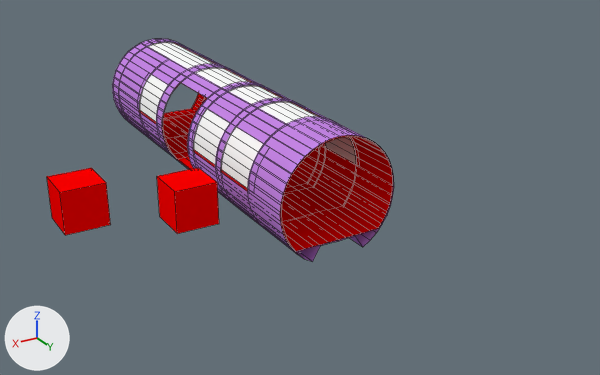
What one commit did to the Blender file ee4a/driving_end.blend.
Camera for both pictures: a 50 mm camera at (18.7, 46.8, 18.1) aimed at (-0.1, 15.5, 2.4). The axes (+X, +Y, +Z) are drawn at lower left. The lights are the same throughout. Mesh edges are drawn as thin lines.

The first picture shows 'Cube', 'Cube.001', 'Tube_inner', 'Tube_outer', 'mono_glass'.
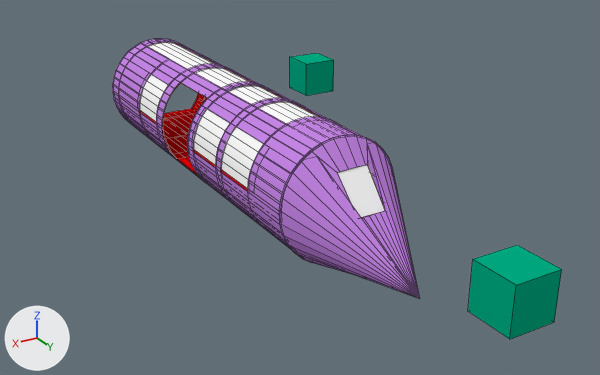
Commit message: Nose cone done, glass effects done: TODO: Vestibule

Pixel boxes (x1, y1, x2, y2) of what changed, in the pictures (600 x 375 px; the box of a moved part takes in the faces that stretch with it):
```json
{"object": "mono_nose_cone", "change": "added", "after": [279, 135, 419, 298], "on screen": "purple"}
{"object": "Tube_inner", "change": "reshaped", "before": [139, 42, 393, 251], "after": [139, 42, 386, 218]}
{"object": "Cube", "change": "recoloured, moved", "before": [157, 168, 219, 234], "after": [468, 245, 562, 339]}
{"object": "Cube.001", "change": "recoloured, moved", "before": [47, 168, 110, 235], "after": [290, 53, 334, 96]}
{"object": "mono_front_glass", "change": "added", "after": [337, 165, 385, 217]}
{"part": 1, "of": "me_tube_inner", "change": "moved or reshaped", "before": [282, 208, 370, 251], "on screen": "not visible afterwards"}
```

Scene script edits in JSON lines:
```json
{"op": "add", "block": "mat_material", "code": ["mat_material = diffuse_material('Material')", "mat_material.base_color = (0.0, 0.415, 0.223)  # cyan #00ac82"]}
{"block": "me_cube_001", "where": "me_cube_001.from_pydata(...)  # 8 vertices, 6 faces; spans x -1.0..1.0, y -1.0..1.0, z -1.0..1.0"}
{"op": "remove", "block": "me_cube_001", "code": "me_cube_001.materials.append(mat_mono_inner)  # red #ff0000"}
{"op": "add", "block": "me_cube_001", "code": "me_cube_001.materials.append(mat_material)  # cyan #00ac82"}
{"block": "me_cube", "where": "me_cube.from_pydata(...)  # 8 vertices, 6 faces; spans x -1.0..1.0, y -1.0..1.0, z -1.0..1.0"}
{"op": "remove", "block": "me_cube", "code": "me_cube.materials.append(mat_mono_inner)  # red #ff0000"}
{"op": "add", "block": "me_cube", "code": "me_cube.materials.append(mat_material)  # cyan #00ac82"}
{"block": "me_tube_inner", "where": "me_tube_inner.from_pydata(...)  # 403 vertices, 293 faces; spans x -3.0..3.0, y -2.0..19.0, z -2.1..3.0"}
{"block": "me_tube_inner", "where": "# used by ob_tube_inner; location = (-0.04, 0.03, 3.2); scale = (0.98, 1.0, 0.944)"}
{"block": "me_tube_inner", "change": "me_tube_inner part 1"}
{"op": "set", "path": "me_tube_inner.vertices[322].co", "old": "(2.3, 19.0, -2.1)", "new": "(2.3, 19.1, -2.1)", "note": "pixel (295, 251) -> pixel (297, 252)"}
{"op": "set", "path": "me_tube_inner.vertices[323].co", "old": "(1.8, 19.0, -2.1)", "new": "(1.8, 20.2, -2.1)", "note": "pixel (304, 248) -> pixel (320, 260)"}
{"op": "set", "path": "me_tube_inner.vertices[324].co", "old": "(1.3, 19.0, -2.1)", "new": "(1.3, 21.4, -2.1)", "note": "pixel (313, 246) -> pixel (344, 269)"}
{"op": "set", "path": "me_tube_inner.vertices[325].co", "old": "(-1.3, 19.0, -2.1)", "new": "(-1.3, 21.4, -2.1)", "note": "pixel (362, 233) -> not seen"}
{"op": "set", "path": "me_tube_inner.vertices[356].co", "old": "(0.0, 19.0, -2.1)", "new": "(0.0, 22.0, -2.1)", "note": "pixel (338, 239) -> not seen"}
{"op": "add", "block": "me_mono_nose_cone", "code": ["me_mono_nose_cone = bpy.data.meshes.new('mono_nose_cone')", "me_mono_nose_cone.from_pydata(...)  # 48 vertices, 41 faces; spans x -1.02..1.01, y -1.01..1.03, z -1.0..0.48", "me_mono_nose_cone.materials.append(mat_mono_outer)  # purple #c585e5"]}
{"op": "add", "block": "me_mono_front_glass", "code": ["me_mono_front_glass = bpy.data.meshes.new('mono_front_glass')", "me_mono_front_glass.from_pydata([(1.19, 1.13, -0.15), (1.04, -1.0, 0.0), (-1.04, -1.0, 0.0), (-1.14, 1.17, -0.19)], [], [(0, 3, 2, 1)])", "me_mono_front_glass.materials.append(mat_glass_001)  # white #ffffff"]}
{"op": "set", "path": "ob_cube_001.location", "old": "(9.87, 13.39, 3.22)", "new": "(-8.07, 3.66, 4.05)"}
{"op": "set", "path": "ob_cube.location", "old": "(5.54, 15.27, 2.99)", "new": "(0.22, 29.84, 4.05)"}
{"op": "add", "block": "ob_mono_nose_cone", "code": ["ob_mono_nose_cone = bpy.data.objects.new('mono_nose_cone', me_mono_nose_cone)", "ob_mono_nose_cone.location = (-0.03, 22.92, 3.12)", "ob_mono_nose_cone.rotation_euler = (-1.571, -0.468, 0.0)  # degrees (-90, -27, 0)", "ob_mono_nose_cone.scale = (2.98, 2.98, 3.94)"]}
{"op": "add", "block": "ob_mono_front_glass", "code": ["ob_mono_front_glass = bpy.data.objects.new('mono_front_glass', me_mono_front_glass)", "ob_mono_front_glass.location = (0.0, 20.75, 4.1)", "ob_mono_front_glass.rotation_euler = (-3.871, 0.0, 0.0)  # degrees (-222, 0, 0)", "ob_mono_front_glass.scale = (0.673, 1.0, 1.0)"]}
```
